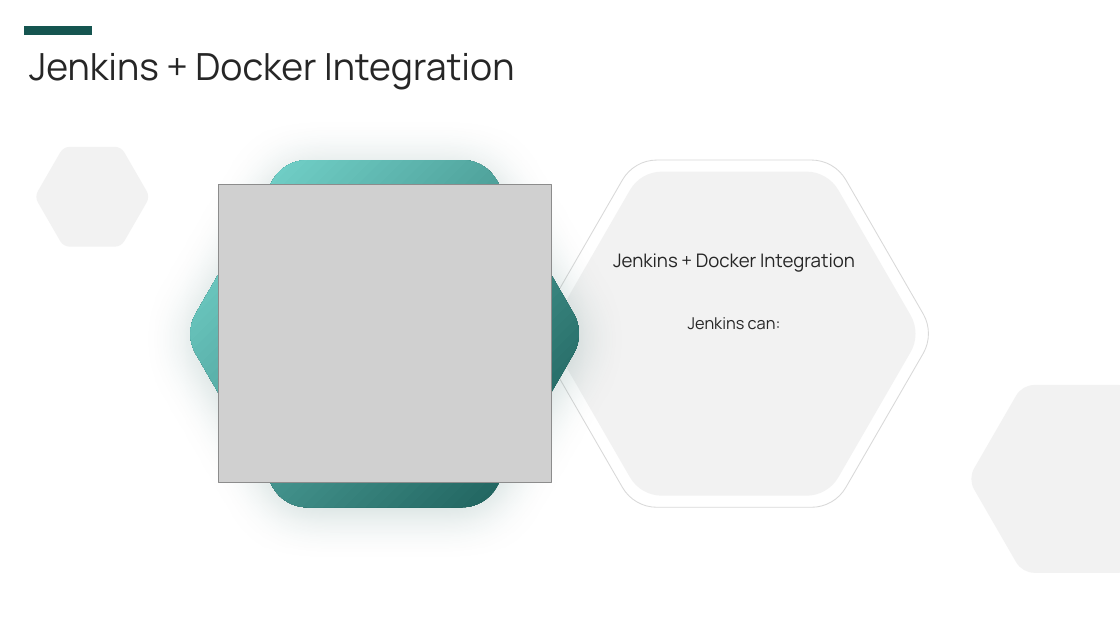
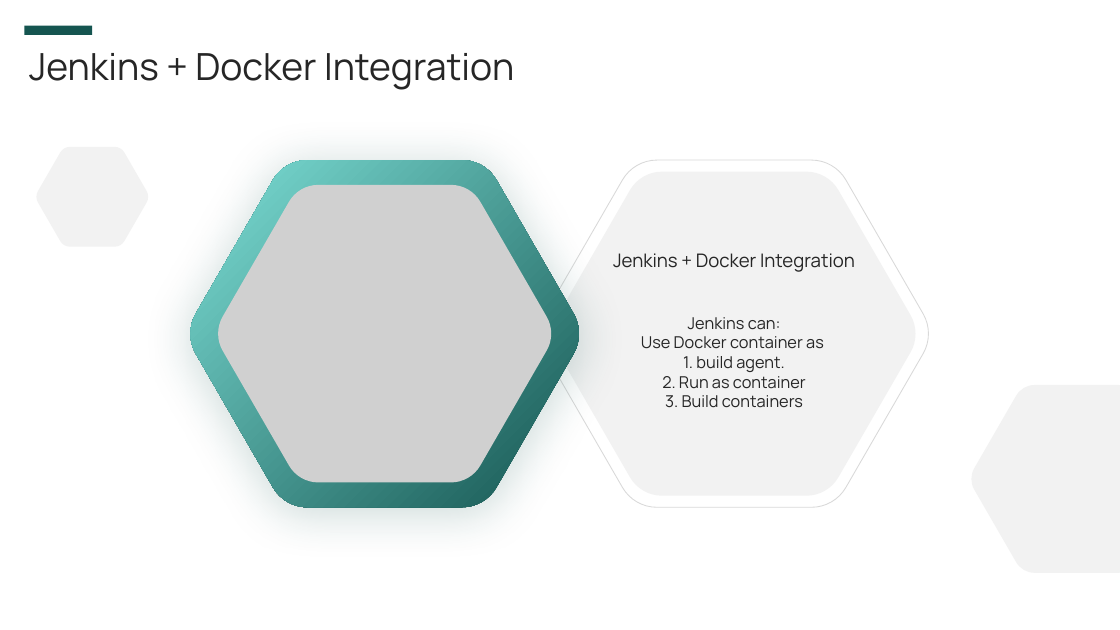
Before and after one commit to karthikasturi/Docker-Advanced, a slide deck: slide 10 of Day04/CI_CD Integration with Docker-Day04.pptx. Drawn at 1120x630 pixels with LibreOffice and Linux fonts; fonts in the diff are those of the drawing; grey boxes stand for pictures. Boxes give left, top, right and bottom in pixels: in the first picture for what was removed or moved away, otherwise in the second. Text is boxed around its words. In the diff, an @@ line names an element or a change of style, - is before the commit and + after.

```diff
--- a/Day04/CI_CD Integration with Docker-Day04.pptx
+++ b/Day04/CI_CD Integration with Docker-Day04.pptx
@@ freeform shape at (191, 160, 580, 507): outline redrawn @@
@@ picture at (218, 185, 552, 482): outline redrawn @@
@@ text at (641, 336, 824, 408): paragraphs added @@
+Use Docker container as
+1. build agent.
+2. Run as container
+3. Build containers
```
Also in this commit, not shown: 11 other slides changed, 3 other files.
